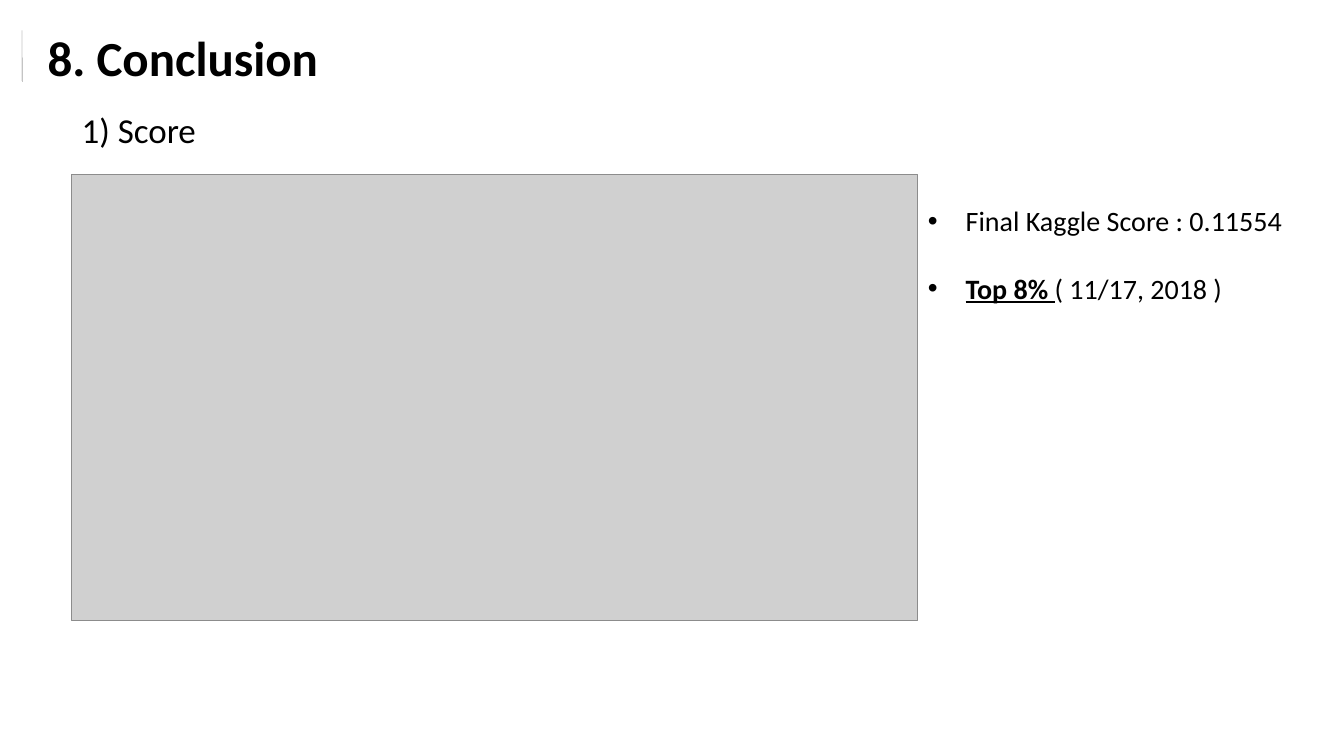
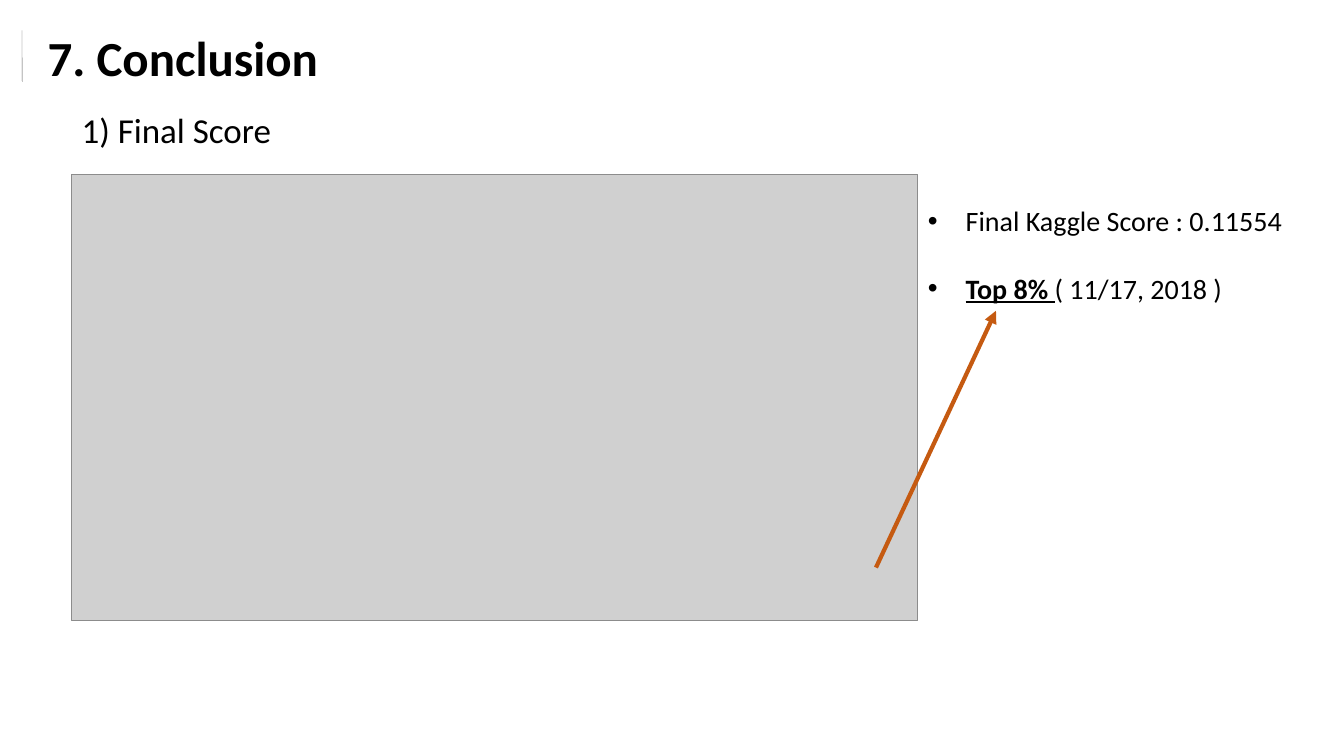
Before and after one commit to chazzy1/nycdsaML, a slide deck: slide 9 of documents/House_prediction_choi.pptx (slide 12 before the commit). Drawn at 1344x756 pixels with LibreOffice and Linux fonts; fonts in the diff are those of the drawing; grey boxes stand for pictures. Boxes give left, top, right and bottom in pixels: in the first picture for what was removed or moved away, otherwise in the second. Text is boxed around its words. In the diff, an @@ line names an element or a change of style, - is before the commit and + after.

```diff
--- a/documents/House_prediction_choi.pptx
+++ b/documents/House_prediction_choi.pptx
@@ text at box(48, 41, 318, 77): text changed @@
-8. Conclusion
+7. Conclusion
@@ text at box(82, 117, 271, 148): text changed @@
-1) Score
+1) Final Score
@@ arrow added from (876, 568) to (996, 311), #C55A11 3 pt @@
```
Also in this commit, not shown: 2 other slides changed, 4 slides added, 7 slides removed, 13 other files.
